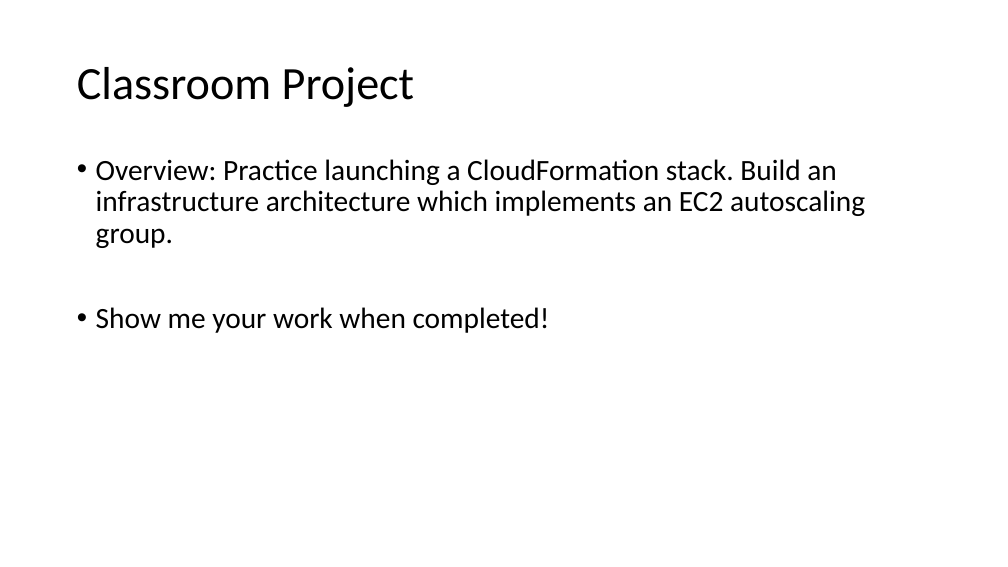
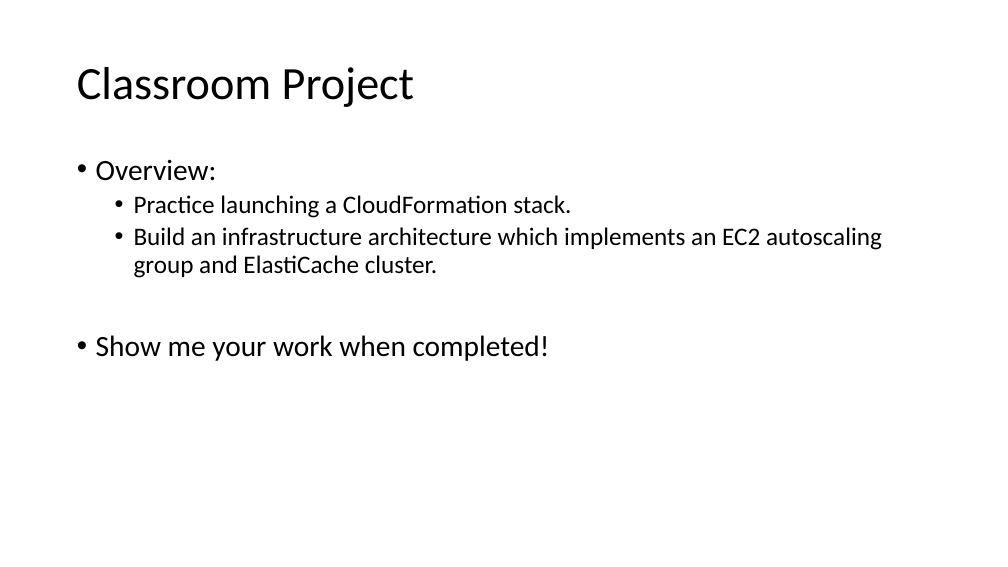
Before and after one commit to jasondbaker/infrastructure-class, a slide deck: slide 8 of lectures/lecture-review-week-6.pptx. Drawn at 1008x567 pixels with LibreOffice and Linux fonts; fonts in the diff are those of the drawing. Boxes give left, top, right and bottom in pixels: in the first picture for what was removed or moved away, otherwise in the second. Text is boxed around its words. In the diff, an @@ line names an element or a change of style, - is before the commit and + after.

```diff
--- a/lectures/lecture-review-week-6.pptx
+++ b/lectures/lecture-review-week-6.pptx
@@ text at (x1=96, y1=159, x2=882, y2=278): text changed; size 28 to 24 pt @@
-• Overview: Practice launching a CloudFormation stack. Build an infrastructure architecture which implements an EC2 autoscaling group.
+• Overview:
+  • Practice launching a CloudFormation stack.
+  • Build an infrastructure architecture which implements an EC2 autoscaling group and ElastiCache cluster.
```
Also in this commit, not shown: 2 other files.
